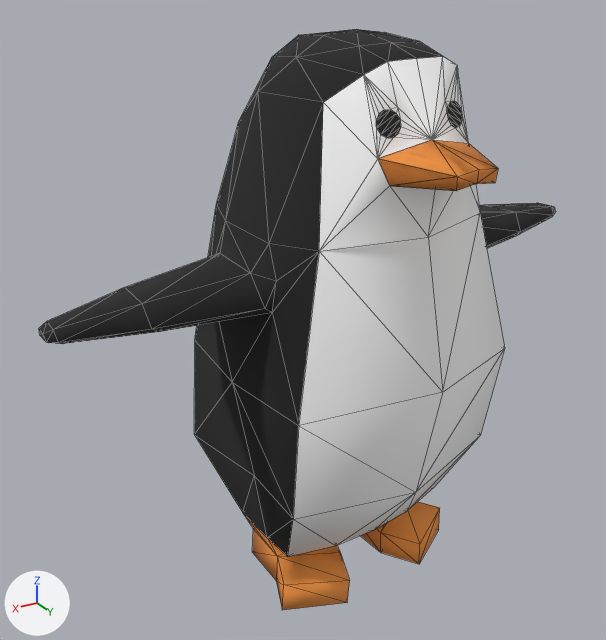
The glTF model ProjectPenguin/Models/Goopie.gltf, before and after one commit.
Before and after are seen from a 50 mm lens placed at (0.554, 0.803, 0.784), pointed at (0.049, -0.038, 0.363). Lighting does not change. The marker at lower left points along +X, +Y and +Z. Mesh edges are drawn as thin lines. Vertices at the same position are counted once.

Names of what the first picture shows: 'Goopie'.
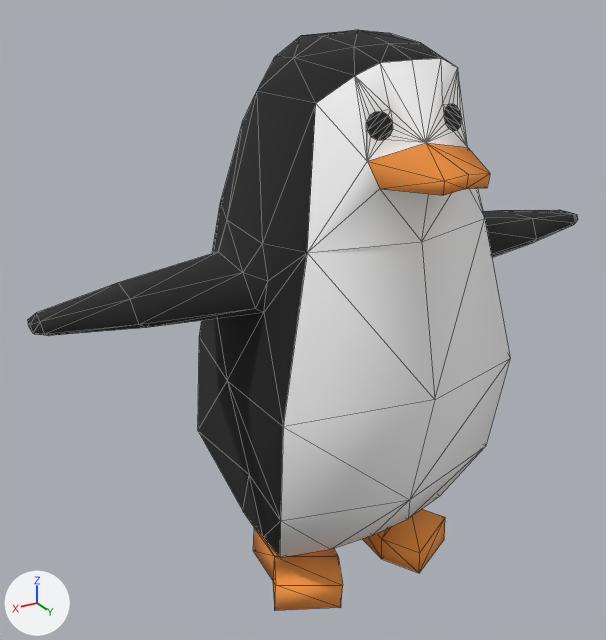
What differs and where, as boxes [x1, y1, x2, y2] in the pictures (606 x 640 px; the box of a moved part takes in the faces that stretch with it):
```json
{"object": "Goopie", "change": "reshaped", "before": [39, 29, 555, 610], "after": [28, 30, 578, 610], "on screen": "7% wider"}
{"part": 1, "of": "me_goop_005", "change": "moved or reshaped", "before": [39, 29, 555, 610], "after": [28, 30, 578, 610]}
{"part": 2, "of": "me_goop_005", "change": "deleted", "before": [379, 140, 498, 191], "on screen": "orange"}
```

Edits to the scene script, one JSON object a line:
```json
{"block": "me_goop_005", "where": "me_goop_005.from_pydata(...)  # 190 vertices, 368 faces; spans x -0.392..0.385, y -0.202..0.186, z 0.0..0.712"}
{"block": "me_goop_005", "where": "# used by ob_goopie; location = (0.0, 0.0, 0.0)"}
{"block": "me_goop_005", "change": "me_goop_005 part 1: the loose piece of 178 vertices spanning x -0.392..0.385, y -0.202..0.186, z 0.0..0.712 is turned -5.4 degrees about the z axis through its middle, then moved by (0.004, 0.009, 0.0)"}
{"block": "me_goop_005", "change": "me_goop_005 part 2: the loose piece of 12 vertices spanning x -0.081..0.051, y 0.101..0.186, z 0.566..0.61 is deleted"}
```
